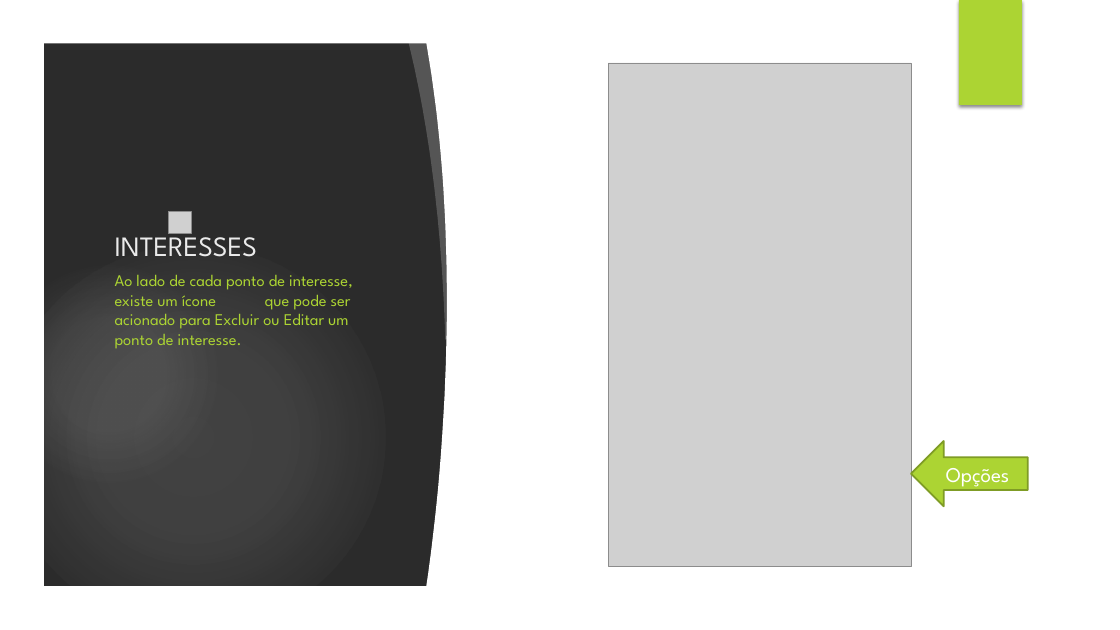
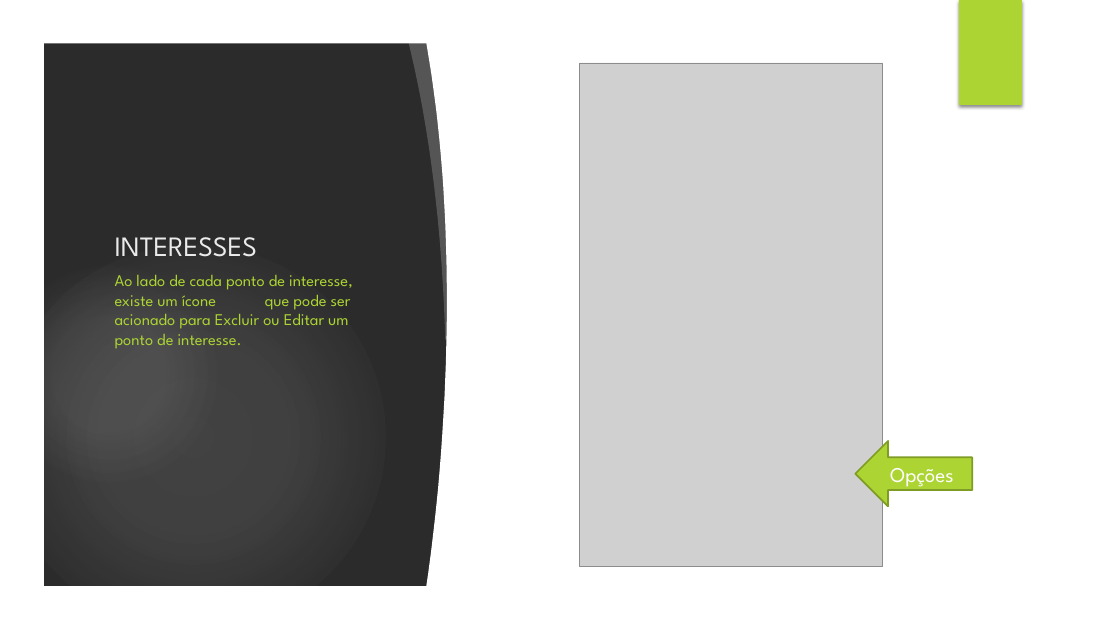
Before and after one commit to projeto-tour/app, a slide deck: slide 9 of documentacao/documentoweb2015/06-tutorial/Partiu!.pptx. Drawn at 1120x630 pixels with LibreOffice and Linux fonts; fonts in the diff are those of the drawing; grey boxes stand for pictures; background and template pictures are left out; a plain dark background stands for a picture behind light text. Boxes give left, top, right and bottom in pixels: in the first picture for what was removed or moved away, otherwise in the second. Text is boxed around its words. In the diff, an @@ line names an element or a change of style, - is before the commit and + after.

```diff
--- a/documentacao/documentoweb2015/06-tutorial/Partiu!.pptx
+++ b/documentacao/documentoweb2015/06-tutorial/Partiu!.pptx
@@ picture: place and size @@
-picture at box(608, 63, 911, 566)
+picture at box(580, 63, 882, 566)
@@ picture removed at box(168, 212, 191, 234) @@
@@ left arrow "Opções": place and size @@
-left arrow "Opções" at box(912, 441, 1028, 507)
+left arrow "Opções" at box(855, 441, 972, 507)
```
Also in this commit, not shown: 8 other slides changed.
